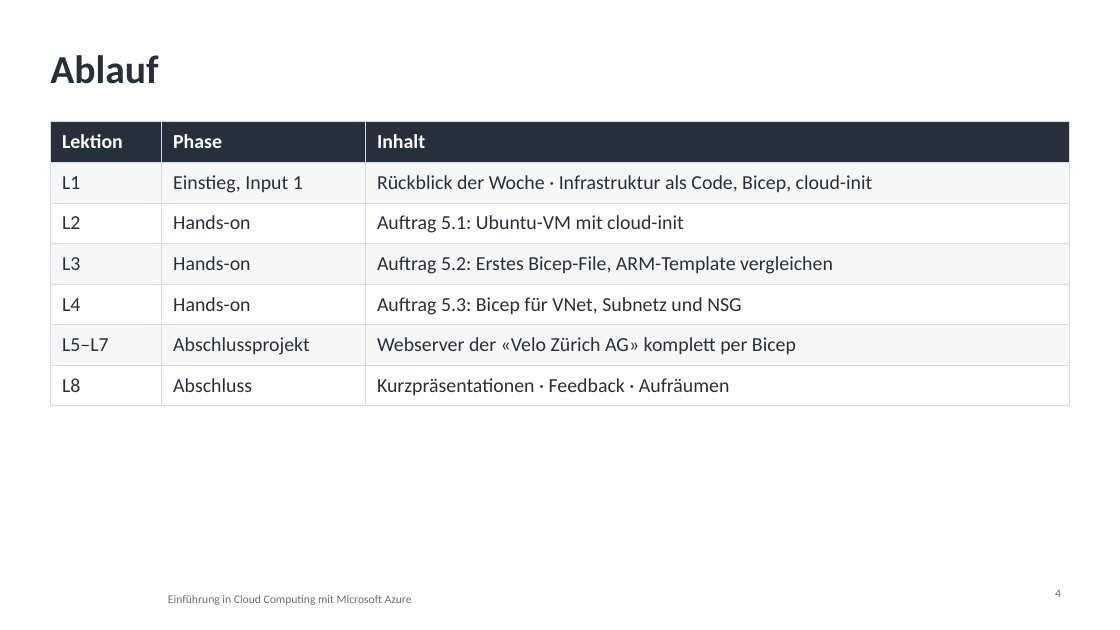
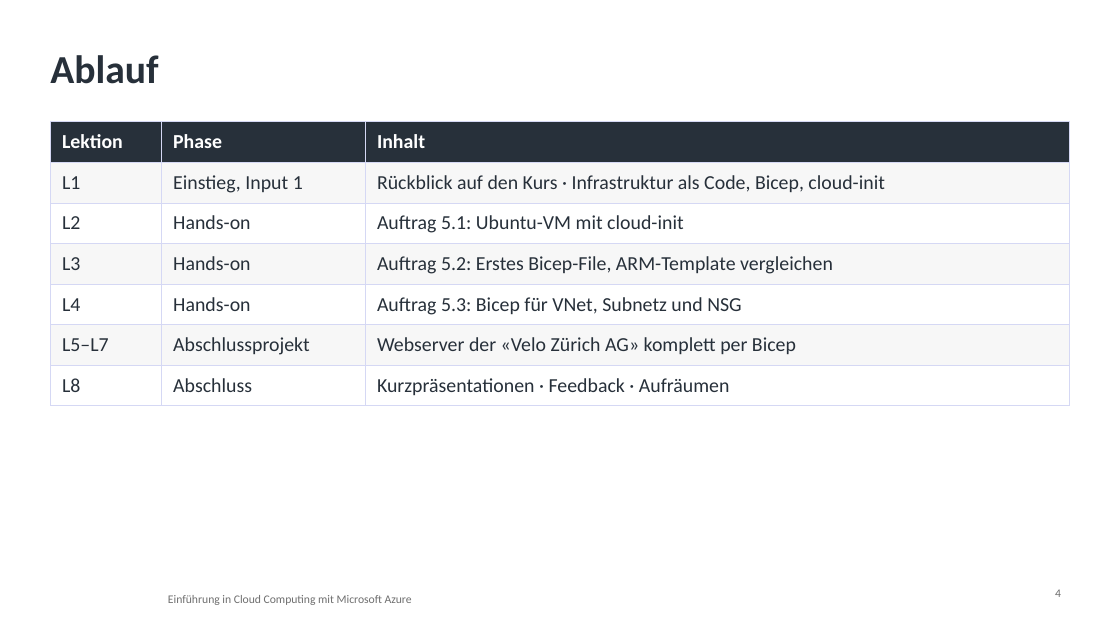
Before and after one commit to pat-teacher/azure-basics-training, a slide deck: slide 4 of praesentationen/tag-5-automatisierung.pptx. Drawn at 1120x630 pixels with LibreOffice and Linux fonts; fonts in the diff are those of the drawing; background and template pictures are left out. Boxes give left, top, right and bottom in pixels: in the first picture for what was removed or moved away, otherwise in the second. Text is boxed around its words. In the diff, an @@ line names an element or a change of style, - is before the commit and + after.

```diff
--- a/praesentationen/tag-5-automatisierung.pptx
+++ b/praesentationen/tag-5-automatisierung.pptx
@@ table at box(50, 122, 1070, 400) @@
-row 2, column 3: Rückblick der Woche · Infrastruktur als Code, Bicep, cloud-init
+row 2, column 3: Rückblick auf den Kurs · Infrastruktur als Code, Bicep, cloud-init
```
Also in this commit, not shown: 4 other slides changed, 16 other files.
